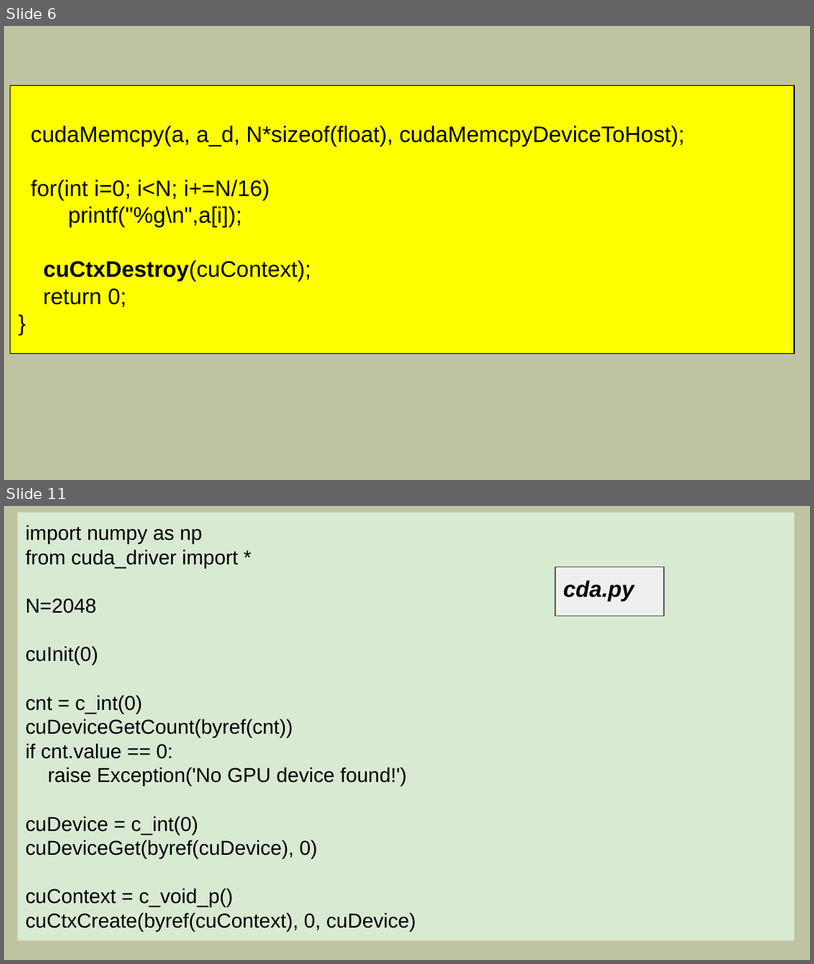
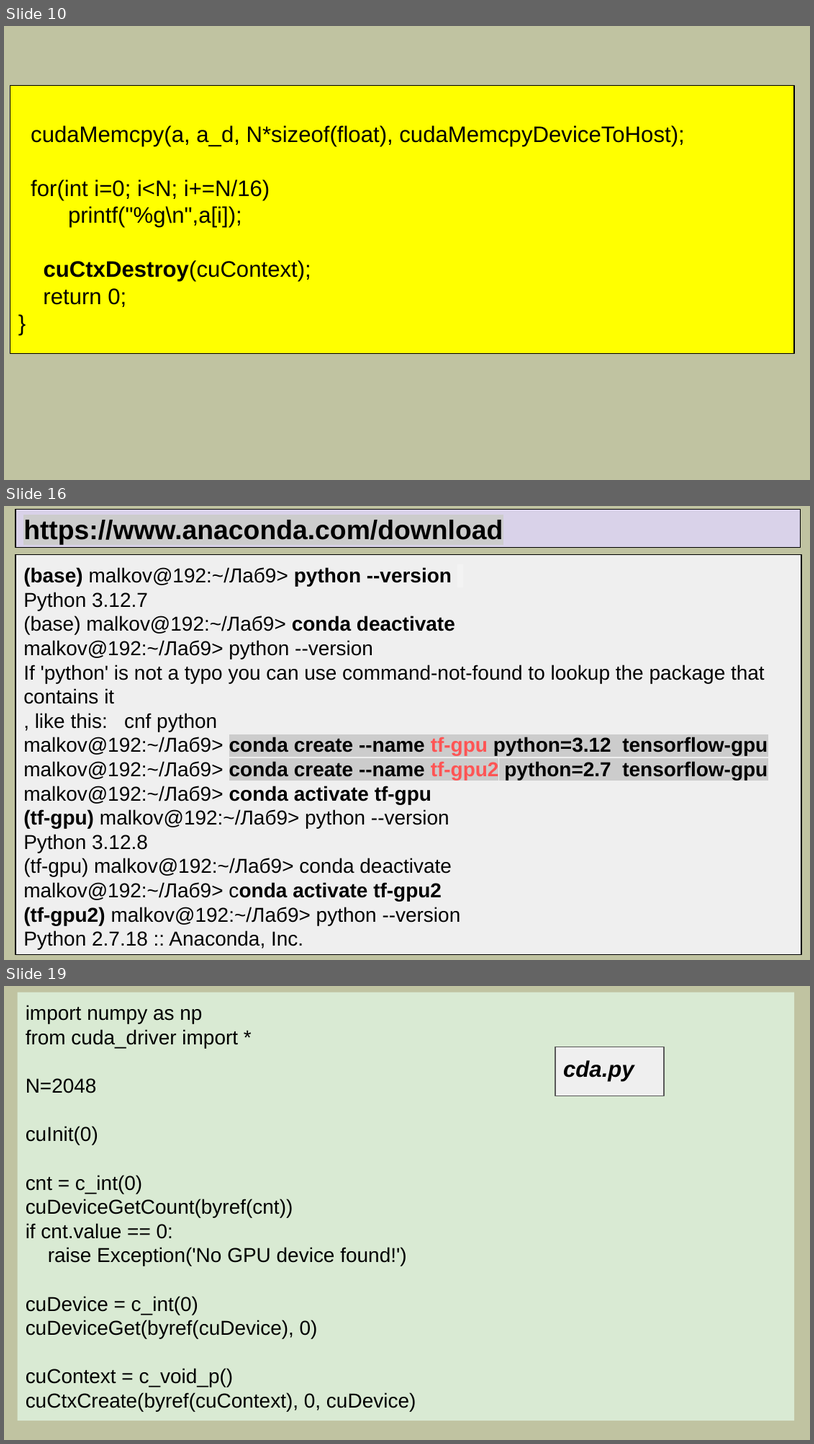
Before and after one commit to mlkv52/sibsutis_cuda_bachelors-2025, a slide deck: Лекции/pptx/Лекция9-ПГП-2025.pptx. Shown one above the other, each under a label of ours: slides 6 and 11 before the commit, slides 10, 16 and 19 after it; the slides between them are not shown. The pictures are 814x964 and 814x1444 pixels, drawn with LibreOffice and Linux fonts; fonts in the diff are those of the drawing. Boxes give left, top, right and bottom in pixels: in the first picture for what was removed or moved away, otherwise in the second. Text is boxed around its words. In the diff, an @@ line names an element or a change of style, - is before the commit and + after.

```diff
--- a/Лекции/pptx/Лекция9-ПГП-2025.pptx
+++ b/Лекции/pptx/Лекция9-ПГП-2025.pptx
@@ slide 16 added at bbox=[4, 506, 810, 960], background #C0C3A1 @@
@@ rectangle added at bbox=[16, 509, 801, 547], fill #D9D2E9, outline #000000 0.75 pt, 24 pt, text #000000, bold @@
+https://www.anaconda.com/download
@@ rectangle added at bbox=[16, 554, 802, 954], fill #EFEFEF, outline #000000 0.75 pt, 18 pt, text #000000 @@
+(base) malkov@192:~/Лаб9> python --version
+Python 3.12.7
+(base) malkov@192:~/Лаб9> conda deactivate
+malkov@192:~/Лаб9> python --version
+If 'python' is not a typo you can use command-not-found to lookup the package that contains it
+, like this: cnf python
+malkov@192:~/Лаб9> conda create --name tf-gpu python=3.12 tensorflow-gpu
+malkov@192:~/Лаб9> conda create --name tf-gpu2 python=2.7 tensorflow-gpu
+malkov@192:~/Лаб9> conda activate tf-gpu
+(tf-gpu) malkov@192:~/Лаб9> python --version
+Python 3.12.8
+(tf-gpu) malkov@192:~/Лаб9> conda deactivate
+malkov@192:~/Лаб9> conda activate tf-gpu2
+(tf-gpu2) malkov@192:~/Лаб9> python --version
+Python 2.7.18 :: Anaconda, Inc.
@@ what was slide 6 is now slide 10 @@
@@ what was slide 11 is now slide 19 @@
```
Also in this commit, not shown: 4 slides changed, 9 other slides added, 2 slides removed.
